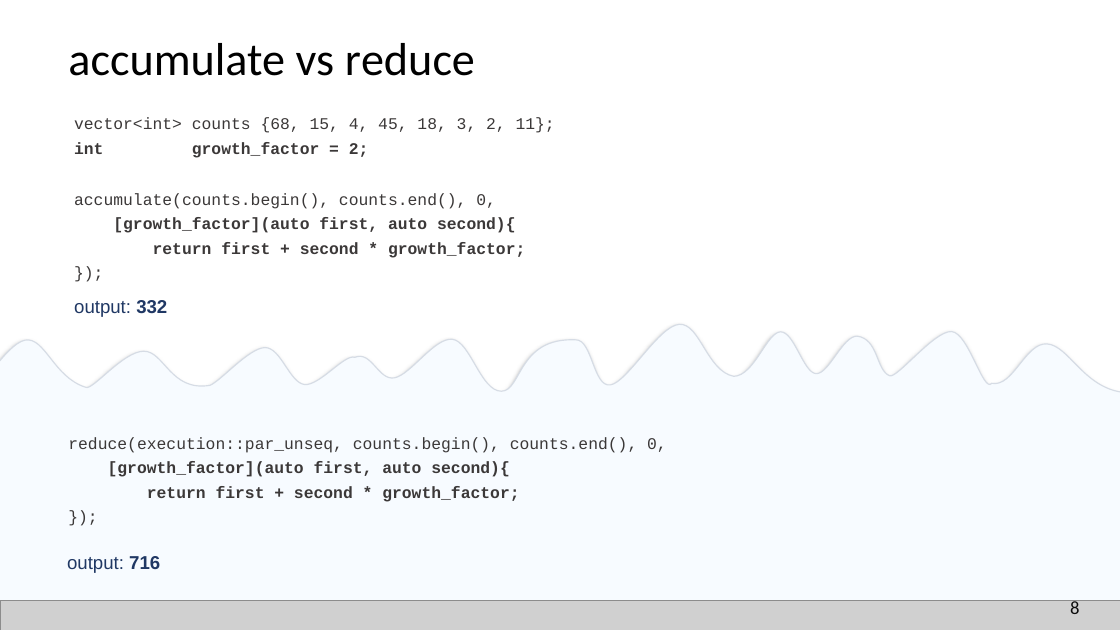
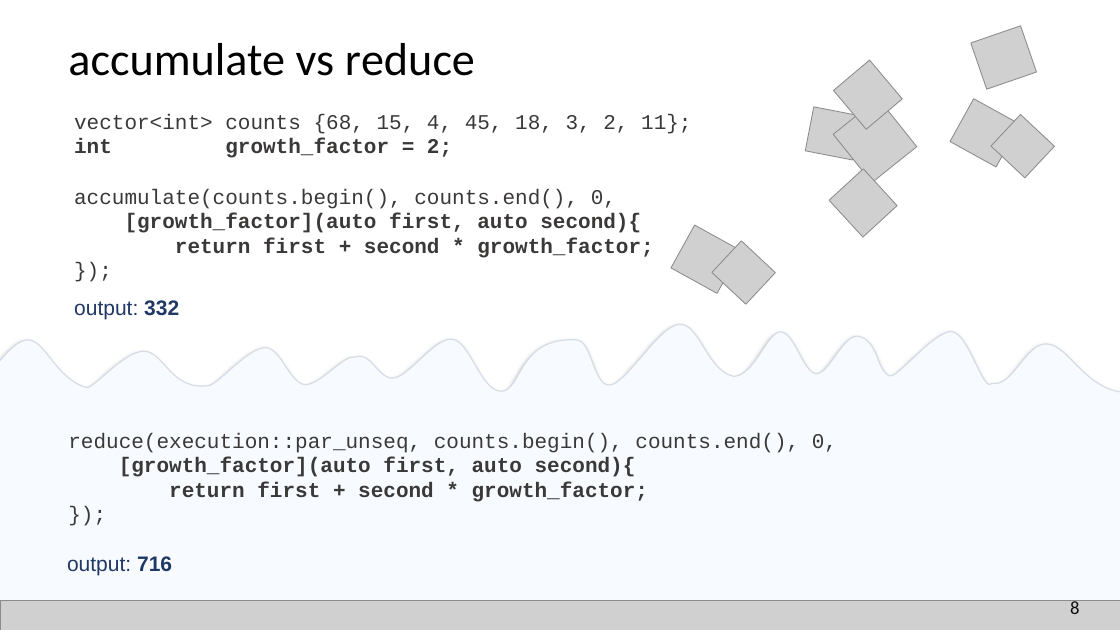
Before and after one commit to EmptySquareBubble/StoriesFromAParallelUniverse-, a slide deck: slide 9 of stories_from_a_paralel_universe.pptx. Drawn at 1120x630 pixels with LibreOffice and Linux fonts; fonts in the diff are those of the drawing; grey boxes stand for pictures. Boxes give left, top, right and bottom in pixels: in the first picture for what was removed or moved away, otherwise in the second. Text is boxed around its words. In the diff, an @@ line names an element or a change of style, - is before the commit and + after.

```diff
--- a/stories_from_a_paralel_universe.pptx
+++ b/stories_from_a_paralel_universe.pptx
@@ picture added at (971,26,1037,89) @@
@@ picture added at (834,60,902,129) @@
@@ picture added at (805,107,861,160) @@
@@ picture added at (833,98,916,182) @@
@@ picture added at (950,99,1020,167) @@
@@ picture added at (991,114,1054,177) @@
@@ picture added at (829,169,897,238) @@
@@ size 14 to 18 pt in 3 elements at (74,114,691,158), (68,433,837,502), (74,189,653,258) @@
@@ picture added at (671,225,741,293) @@
@@ picture added at (712,241,776,304) @@
@@ text "output: 332" at (74,300,179,320): size 16 to 18 pt @@
@@ text "output: 716" at (67,556,172,576): size 16 to 18 pt @@
```
Also in this commit, not shown: 17 other slides changed.
